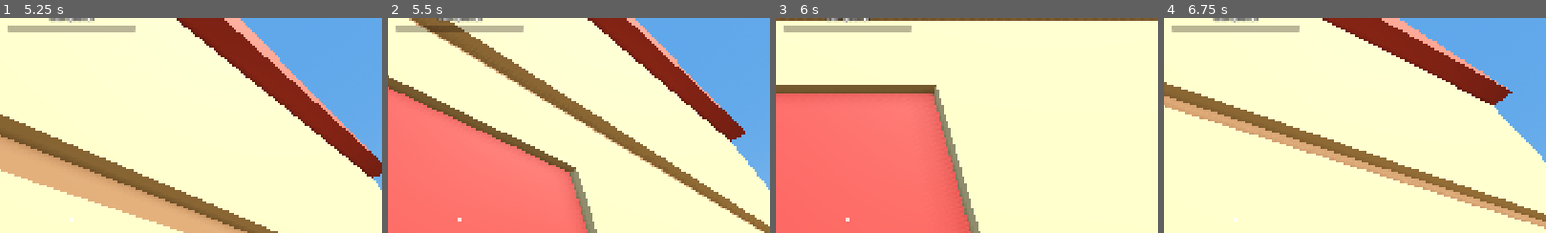
Above: before the commit, frames 1-4 (left to right).
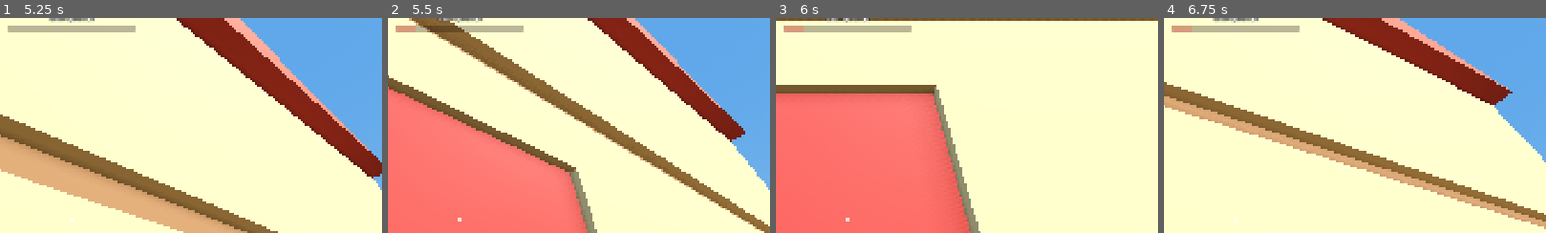
Above: after the commit, the same moments.

Repository: cristiangelini/BPD
Game: Godot game, scene res://scenes/ui/main_menu.tscn
Two runs of this game, one before a commit and one after it. Both use one fixed random seed, a clock stepped at 60 frames per second and the inputs below.
Inputs (mouse positions are % of the whole screen's width and height, from its top left):
- Up to frame 1 (5.25 s): click "Play" at 0.5 s; tap Enter at 1.25 s; move the mouse to (45, 70) at 1.27 s; hold E (use) 1.28-2.03 s; hold W (move_forward) 1.28-3.53 s; click (45, 70) at 1.42 s; tap Space (jump) at 1.52, 2.27, 3.5, 3.77, 4.52 s; move the mouse to (57, 51) at 2.02 s; tap Ctrl (crouch) at 2.1 s; tap E (use) at 2.3, 3.8, 4.55 s; move the mouse to (42, 49) at 2.77 s; hold E (use) 2.78-3.53 s; tap F (flashlight) at 2.85 s; move the mouse to (51, 50) at 3.52 s; hold A (move_left) 3.53-4.28 s; click (51, 50) at 3.6 s; move the mouse to (46, 48) at 4.27 s; hold Mouse wheel down (hold_closer) 4.28-5.03 s; hold W (move_forward) from 4.28 s (still down); move the mouse to (55, 50) at 5.02 s; tap Mouse wheel up (hold_farther) at 5.1 s
- Up to frame 2 (5.5 s): keep holding W (move_forward); tap Space (jump) at 5.27 s; tap E (use) at 5.3 s
- Up to frame 3 (6 s): keep holding W (move_forward); move the mouse to (45, 50) at 5.77 s; hold E (use) from 5.78 s (still down); tap T (radio) at 5.85 s; click (45, 50) at 5.92 s
- Up to frame 4 (6.75 s): tap Enter at 6.5 s; move the mouse to (52, 48) at 6.52 s; release W (move_forward) at 6.53 s; release E (use) at 6.53 s; hold D (move_right) from 6.53 s (still down); tap Shift (run) at 6.6 s
The pictures show only the part of the screen within x 41-91%, y 3-53%; the shares and areas given below are measured in that part.

Frame 1 is identical in both runs. In frame 2, 0.2% of the frame differs, in the area x 2-8%, y 3-7%; in frame 3, 0.2%; in frame 4, 0.2%.

Commit message:
Fix walls with two doors sealing the first door
_wall cut doors in list order, so a wall whose doors weren't sorted
covered the first one with the last wall piece. The living room, the
bathroom and the upstairs west rooms had no way in, and the grandpa was
stuck in the living room.

Co-Authored-By: Claude Opus 5.5 (1M context) <noreply@anthropic.com>
Claude-Session: https://claude.ai/code/session_01UXwRy4nCUmp8Zcg5tBLZhH

Diff:
--- a/scripts/levels/grandpa_house.gd
+++ b/scripts/levels/grandpa_house.gd
@@ -288,7 +288,10 @@
 	var y0 := level * GameScale.FLOOR_HEIGHT
 	var height := GameScale.FLOOR_HEIGHT - SLAB
 	var start := from
-	for d: float in doors:
+	# Doors must go in order along the wall, or a later piece covers an earlier door.
+	var sorted_doors := doors.duplicate()
+	sorted_doors.sort()
+	for d: float in sorted_doors:
 		var a := d - GameScale.DOOR_WIDTH / 2
 		var b := d + GameScale.DOOR_WIDTH / 2
 		_wall_piece(axis, fixed, start, a, y0, height, color)
--- a/tests/unit/test_grandpa.gd
+++ b/tests/unit/test_grandpa.gd
@@ -121,3 +121,33 @@
 	assert_false(grandpa.start_story(cop), "he needs STORY_COOLDOWN before another one")
 	grandpa._story_wait = 0.0
 	assert_true(grandpa.start_story(cop))
+
+
+func test_every_room_door_is_open() -> void:
+	# Walls with two doors used to cover the first one (the living and the upstairs west rooms were sealed).
+	var house: GrandpaHouse = HOUSE_SCENE.instantiate()
+	house.get_node("Cop").input_enabled = false
+	add_child_autofree(house)
+	await wait_physics_frames(2)
+	var space := house.get_world_3d().direct_space_state
+	for w: Array in GrandpaHouse.WALLS:
+		for d: float in w[5]:
+			var query := PhysicsPointQueryParameters3D.new()
+			var y: float = w[4] * GameScale.FLOOR_HEIGHT + 1.0
+			query.position = Vector3(w[1], y, d) if w[0] == "z" else Vector3(d, y, w[1])
+			query.collision_mask = 1
+			var walls := space.intersect_point(query).filter(func(h: Dictionary) -> bool:
+				return (h.collider as Node).get_parent() == house.get_node("Built"))
+			assert_eq(walls.size(), 0, "door at %s on wall %s" % [d, w[0]])
+
+
+func test_the_grandpa_walks_out_of_the_living_room() -> void:
+	var house: GrandpaHouse = HOUSE_SCENE.instantiate()
+	house.case_seed = 7
+	house.get_node("Cop").input_enabled = false
+	add_child_autofree(house)
+	await wait_physics_frames(5)
+	var cop: Cop = house.get_node("Cop")
+	cop.global_position = Vector3(1.0, 0.1, 2.5)
+	await wait_seconds(5.0)
+	assert_gt(house.grandpa.global_position.x, -1.0, "came through the living room door into the hall")
Not shown, changed: CHANGELOG.md
